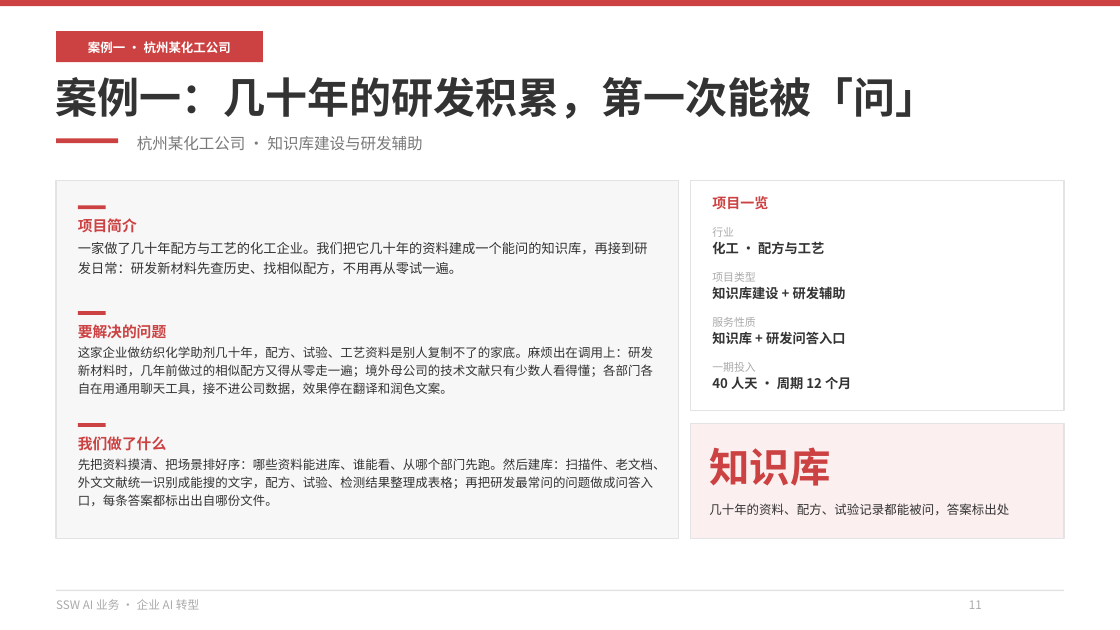
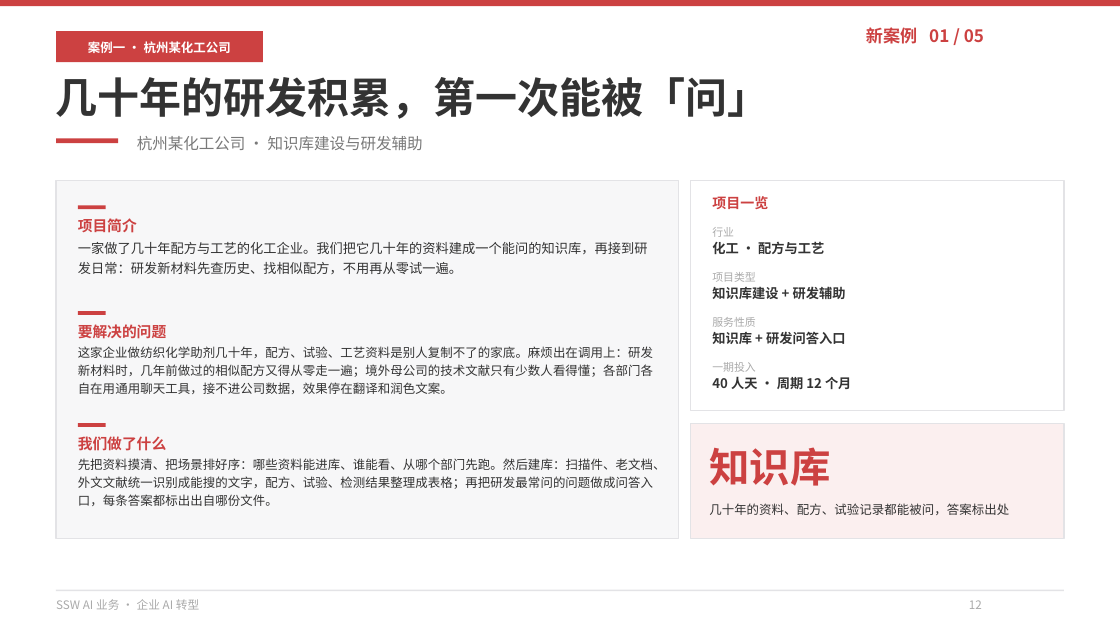
Before and after one commit to hveraus/ssw-business, a slide deck: slide 12 of SSW AI 业务_v2/SSW AI 业务_v3.pptx (slide 11 before the commit). Drawn at 1120x630 pixels with LibreOffice and Linux fonts; fonts in the diff are those of the drawing. Boxes give left, top, right and bottom in pixels: in the first picture for what was removed or moved away, otherwise in the second. Text is boxed around its words. In the diff, an @@ line names an element or a change of style, - is before the commit and + after.

Commit message:
V7 重构：脚本完整产出 V7（62 页）
- 新增阅读导航页（P02）：8 章节 + 5 案例快速跳转
- 新增海外 AI 平台落地 4 页（P47–P50）：ChatGPT / Codex / Claude + 对比表
- 「谢谢」页改写为 NEXT STEP 行动页（P60）
- 案例页右上角加「新案例 NN / 05」徽章
- 案例一/四标题去掉「案例X：」前缀
- 第五部分改名「AI 平台落地：国内与海外」；章节重编号为 8 个部分
- 封面目录改为 8 行并更新页码范围
- 全篇页码按 V7 实际页序重映射（57 → 62 页）

已验证：62/62 页文案与 V7 逐字等价（差异仅 \x0b 软换行与段落换行，渲染相同）

```diff
--- a/SSW AI 业务_v2/SSW AI 业务_v3.pptx
+++ b/SSW AI 业务_v2/SSW AI 业务_v3.pptx
@@ text added at (866,27,984,44), 11 pt, text #CC4141, bold @@
+新案例 01 / 05
@@ text at (56,77,770,119): text changed @@
-案例一：几十年的研发积累，第一次能被「问」
+几十年的研发积累，第一次能被「问」
```
Also in this commit, not shown: 53 other slides changed, 6 slides added, 1 slide removed, 1 other file.
